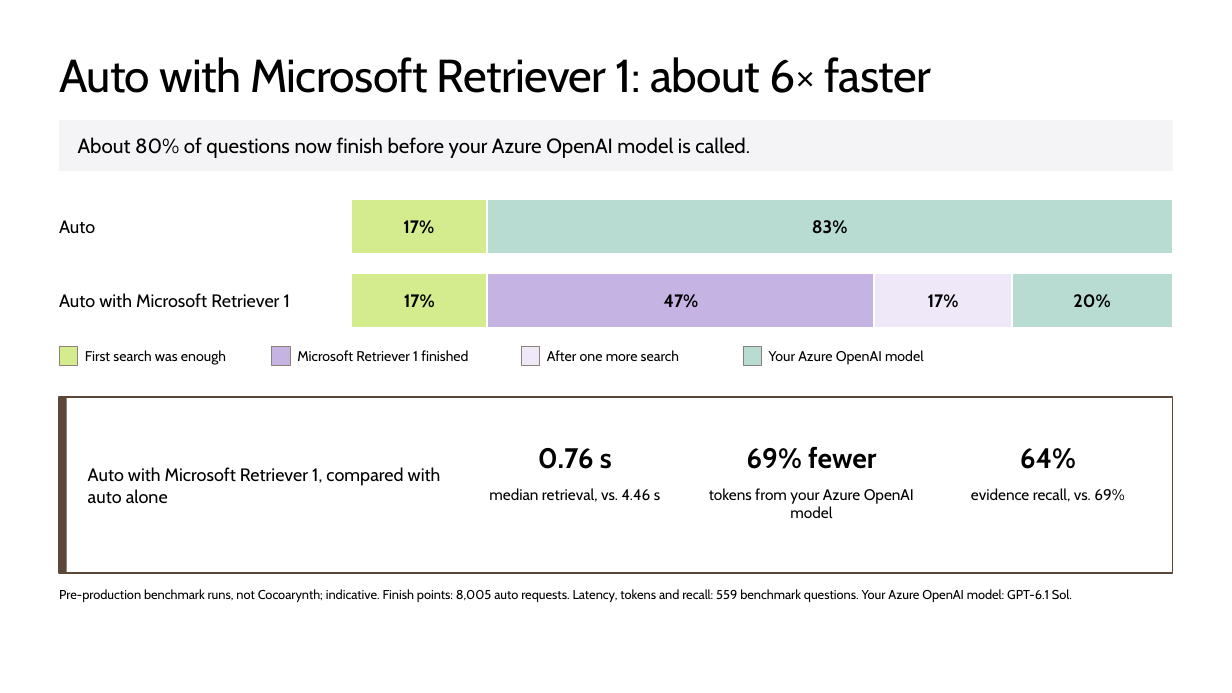
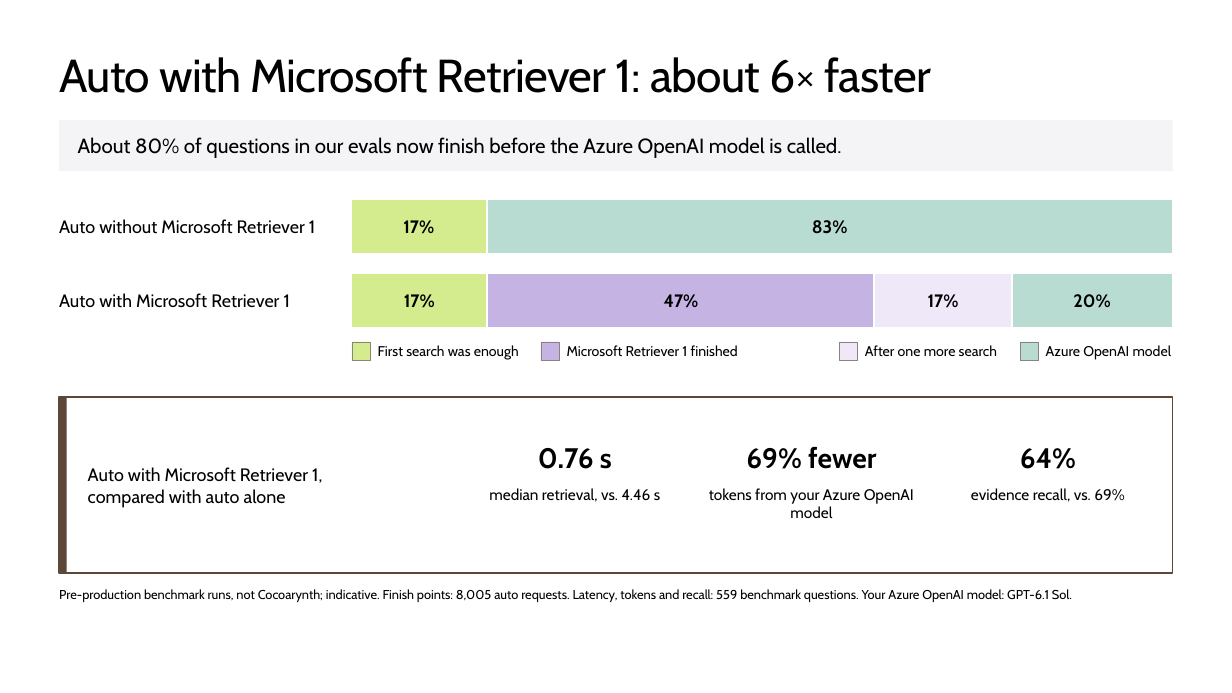
Before and after one commit to microsoft/ignite26-BRK300-building-agentic-retrieval-from-diy-to-foundry-iq, a slide deck: slide 33 of IgniteBRK300-WorkingDeck.pptx (slide 36 before the commit). Drawn at 1232x693 pixels with LibreOffice and Linux fonts; fonts in the diff are those of the drawing; background and template pictures are left out. Boxes give left, top, right and bottom in pixels: in the first picture for what was removed or moved away, otherwise in the second. Text is boxed around its words. In the diff, an @@ line names an element or a change of style, - is before the commit and + after.

Commit message:
Latest slides

```diff
--- a/IgniteBRK300-WorkingDeck.pptx
+++ b/IgniteBRK300-WorkingDeck.pptx
@@ text in rectangle at (78,137,842,158): text changed @@
-About 80% of questions now finish before your Azure OpenAI model is called.
+About 80% of questions in our evals now finish before the Azure OpenAI model is called.
@@ text at (59,219,315,234): text changed @@
-Auto
+Auto without Microsoft Retriever 1
@@ rectangle: place and size @@
-rectangle at (59,347,78,365)
+rectangle at (352,342,371,360)
@@ text "First search was enough": place and size @@
-text "First search was enough" at (85,350,226,365)
+text "First search was enough" at (378,345,519,360)
@@ rectangle: place and size @@
-rectangle at (272,347,290,365)
+rectangle at (541,342,559,360)
@@ text "Microsoft Retriever 1 finished": place and size @@
-text "Microsoft Retriever 1 finished" at (297,350,468,361)
+text "Microsoft Retriever 1 finished" at (567,345,738,356)
@@ rectangle: place and size @@
-rectangle at (521,347,540,365)
+rectangle at (839,342,858,360)
@@ text "After one more search": place and size @@
-text "After one more search" at (547,350,679,361)
+text "After one more search" at (865,345,997,356)
@@ rectangle: place and size @@
-rectangle at (743,347,762,365)
+rectangle at (1020,342,1039,360)
@@ text at (1046,345,1172,360): text changed @@
-Your Azure OpenAI model
+Azure OpenAI model
@@ text "Auto with Microsoft Retriever 1, ..." rewrapped from (88,467,441,504) to (88,467,322,508) @@
```
Also in this commit, not shown: 7 other slides changed, 1 slide added.
